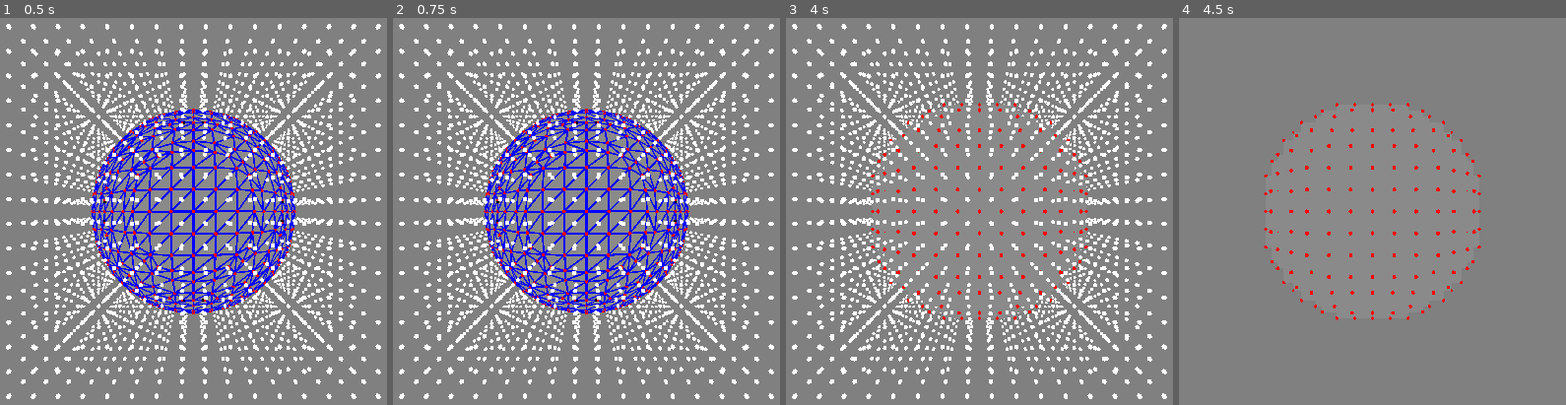
Above: before the commit, frames 1-4 (left to right).
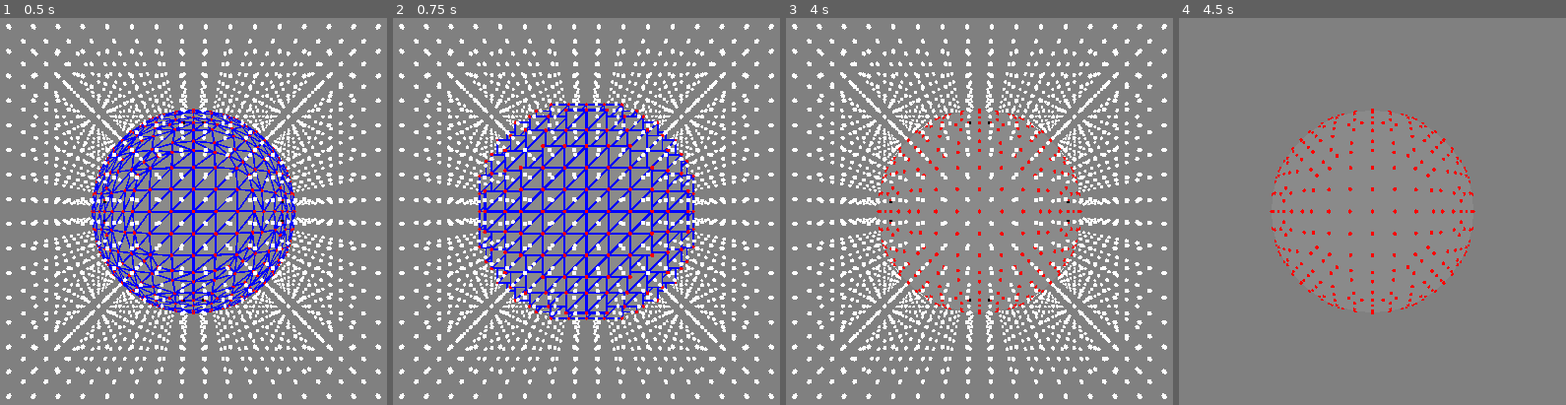
Above: after the commit, the same moments.

Repository: PierreBeur/naive-surface-nets-3d
Game: Godot game, scene res://scenes/main.tscn
Same seed, same stepped clock (60 frames per second), same inputs: the game is played once before the commit and once after it.
Inputs (mouse positions are in pixels of both pictures, inside the frame that each line leads up to):
- Up to frame 1 (0.5 s): no input
- Up to frame 2 (0.75 s): tap Enter at 0.5 s; move the mouse to (760, 188) at 0.52 s; hold 5 (toggle_interpolation, bound only after the commit) from 0.53 s (still down); click (760, 188) at 0.67 s
- Up to frame 3 (4 s): tap 4 (toggle_interpolation, bound only before the commit) at 0.8, 1.35, 2.3, 2.85, 3.8 s; tap Space at 1.25, 2.75 s; move the mouse to (820, 234) at 1.27 s; release 5 (toggle_interpolation, bound only after the commit) at 1.28 s; click (820, 234) at 1.42 s; tap 5 (toggle_interpolation, bound only after the commit) at 1.55, 3.05 s; tap Enter at 2, 3.5 s; move the mouse to (1056, 114) at 2.02 s; hold 5 (toggle_interpolation, bound only after the commit) 2.03-2.78 s; click (1056, 114) at 2.17 s; move the mouse to (940, 300) at 2.77 s; click (940, 300) at 2.92 s; move the mouse to (outside the picture) at 3.52 s; hold 3 (toggle_show_edges) from 3.53 s (still down); click (outside the picture) at 3.67 s
- Up to frame 4 (4.5 s): tap Space at 4.25 s; move the mouse to (outside the picture) at 4.27 s; release 3 (toggle_show_edges) at 4.28 s; tap 1 (toggle_show_grid_points) at 4.35 s; click (outside the picture) at 4.42 s

Frame 1 is identical in both runs. In frame 2, 8.9% of the frame differs, in the area x 21-79%, y 21-79%; in frame 3, 2.4%; in frame 4, 1.9%.

Commit message:
Update project input map

Diff:
--- a/project.godot
+++ b/project.godot
@@ -42,8 +42,13 @@
 "events": [Object(InputEventKey,"resource_local_to_scene":false,"resource_name":"","device":-1,"window_id":0,"alt_pressed":false,"shift_pressed":false,"ctrl_pressed":false,"meta_pressed":false,"pressed":false,"keycode":0,"physical_keycode":51,"key_label":0,"unicode":51,"echo":false,"script":null)
 ]
 }
-toggle_interpolation={
+toggle_show_mesh={
 "deadzone": 0.5,
 "events": [Object(InputEventKey,"resource_local_to_scene":false,"resource_name":"","device":-1,"window_id":0,"alt_pressed":false,"shift_pressed":false,"ctrl_pressed":false,"meta_pressed":false,"pressed":false,"keycode":0,"physical_keycode":52,"key_label":0,"unicode":52,"echo":false,"script":null)
 ]
 }
+toggle_interpolation={
+"deadzone": 0.5,
+"events": [Object(InputEventKey,"resource_local_to_scene":false,"resource_name":"","device":-1,"window_id":0,"alt_pressed":false,"shift_pressed":false,"ctrl_pressed":false,"meta_pressed":false,"pressed":false,"keycode":0,"physical_keycode":53,"key_label":0,"unicode":53,"echo":false,"script":null)
+]
+}
